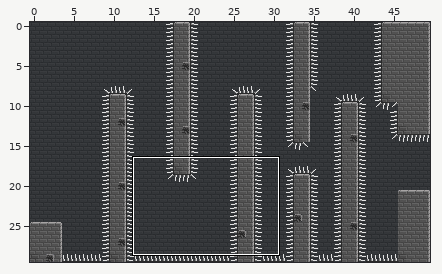
Tiled map (JSON): Bin/Levels/Level_11.json. The picture above shows the old version from afar; the outline marks the close-up.
Close-up. First the earlier version:
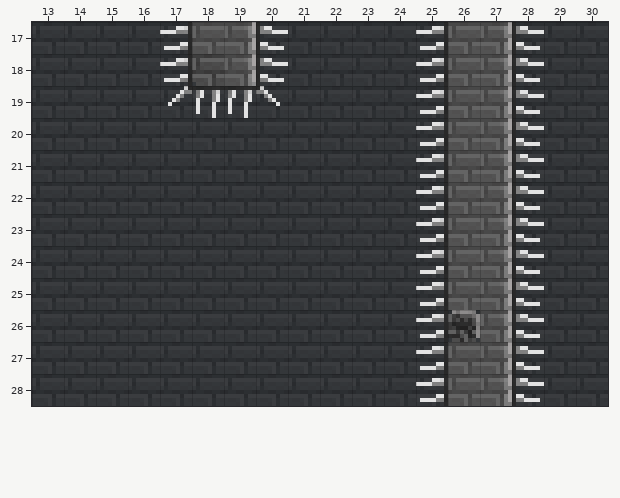
Cells are 8x8 px. Shown: x 13..30, y 17..28. The commit also changed other parts of the map, which this record leaves out.
The result:
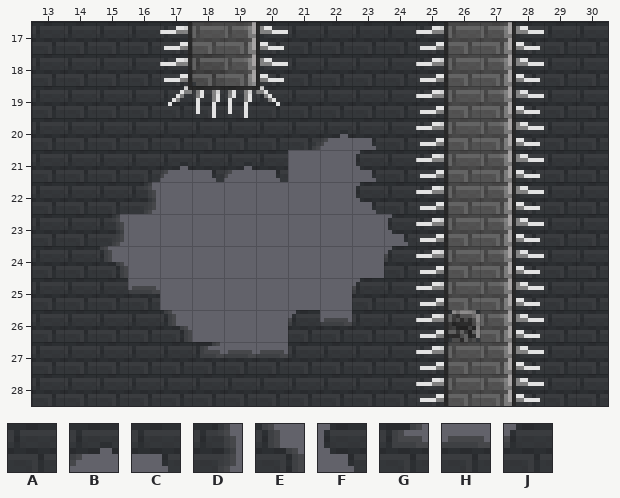
Key: from "passontileset": A 90, B 118, C 119, D 147, E 149, F 151, G 181, H 182, J 183.
_ is an empty cell.
Change:
Layer "BG1":
Tile A gives way to tile B in row 20 at x 22; in row 21 at x 17 and 19.
Tile A gives way to tile C in row 20 at x 23; in row 21 at x 18 and 20.
Tile A gives way to tile D in row 22 at x 16; in row 23 at x 15.
Tile A gives way to tile E in row 24 at x 15; in row 26 at x 17.
Tile A gives way to tile F in rows 21 to 22 at x 23; in row 23 at x 24.
Tile A gives way to tile G in row 27 at x 18.
Tile A gives way to tile H in row 25 at x 16; in row 26 at x 22; in row 27 at x 19 to 20.
Tile A gives way to tile J in row 24 at x 24; in row 25 at x 23; in row 26 at x 21.
Tile A is gone in row 21 at x 21 to 22; in row 22 at x 17 to 22; in rows 23 to 24 at x 16 to 23; in row 25 at x 17 to 22; in row 26 at x 18 to 20.
Boxes around the changes in both close-ups, in picture pixels (x1, y1, x2, y2):
changed: (100, 134, 408, 358)
